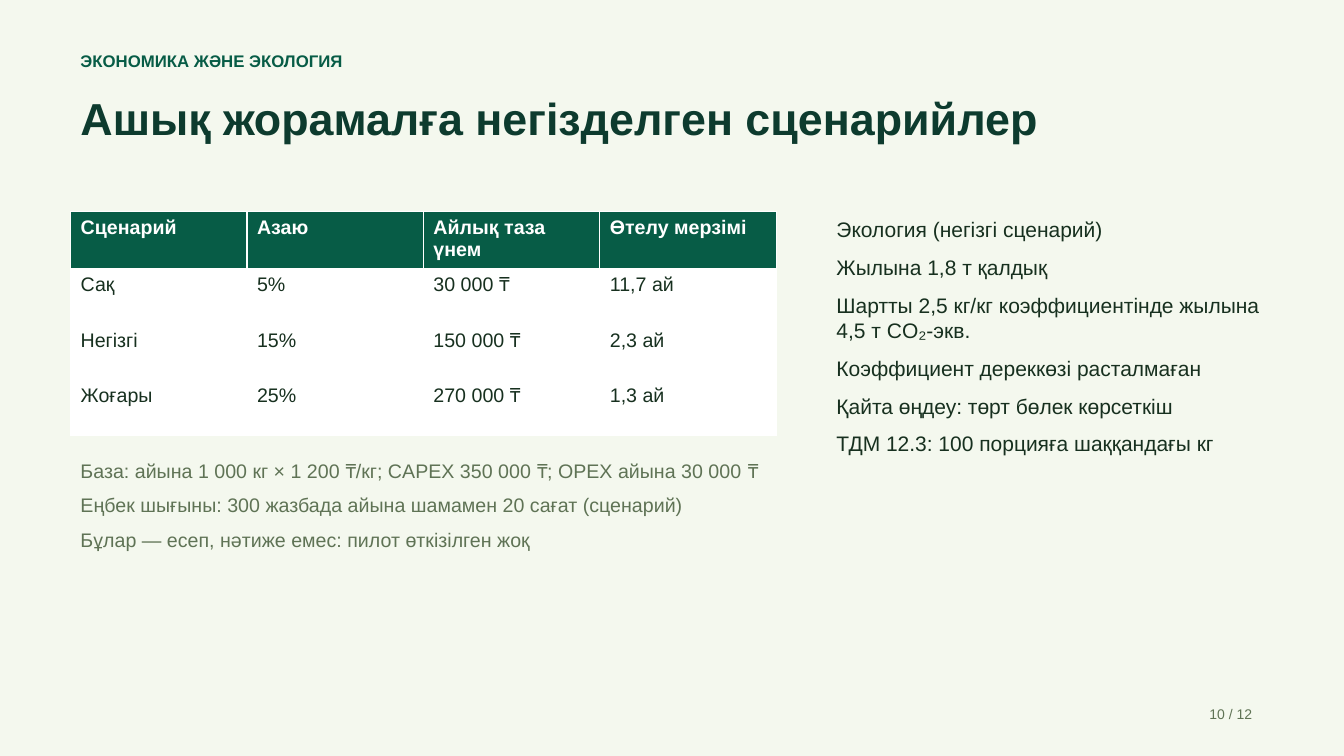
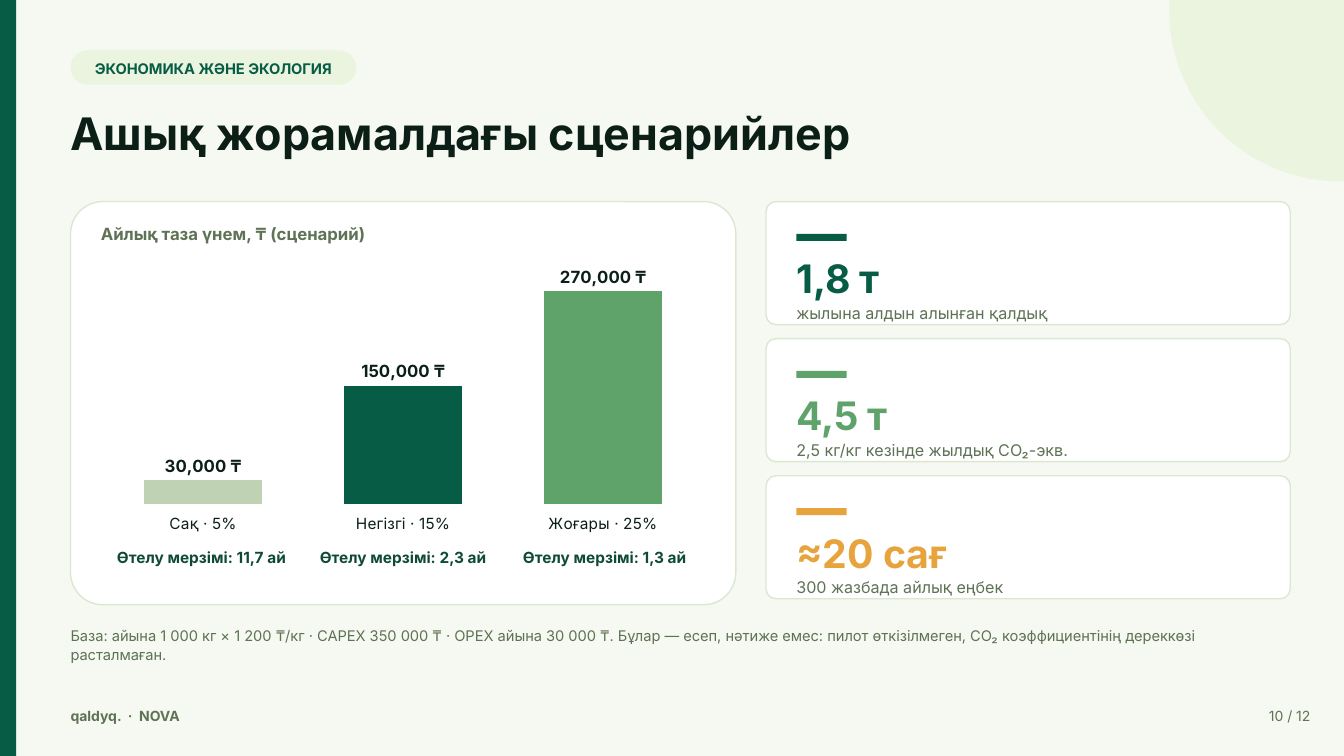
Before and after one commit to zharkynulydaniyar-lab/NOVA_QALDYQ, a slide deck: slide 10 of docs/presentation/Qaldyq-NOVA-kk.pptx. Drawn at 1344x756 pixels with LibreOffice and Linux fonts; fonts in the diff are those of the drawing. Boxes give left, top, right and bottom in pixels: in the first picture for what was removed or moved away, otherwise in the second. Text is boxed around its words. In the diff, an @@ line names an element or a change of style, - is before the commit and + after.

```diff
--- a/docs/presentation/Qaldyq-NOVA-kk.pptx
+++ b/docs/presentation/Qaldyq-NOVA-kk.pptx
@@ background #F4F8EE to #F6F9F1 @@
@@ rectangle added at bbox=[0, 0, 16, 756], fill #075C46 @@
@@ ellipse added at bbox=[1170, 0, 1344, 181], fill #EAF4DE @@
@@ text "ЭКОНОМИКА ЖӘНЕ ЭКОЛОГИЯ" at bbox=[95, 63, 331, 74]: size 12 to 10.5 pt, font Arial to Inter; alignment left to centre; line spacing 1 to 1.1; less space between paragraphs; vertical alignment top to middle @@
@@ rounded rectangle added at bbox=[71, 50, 356, 85], fill #EAF4DE @@
@@ text at bbox=[71, 115, 850, 159]: text changed; font Arial to Inter; text colour #0D3B2E to #0B1F17 @@
-Ашық жорамалға негізделген сценарийлер
+Ашық жорамалдағы сценарийлер
@@ rounded rectangle added at bbox=[71, 202, 736, 605], fill #FFFFFF, outline #DCE7D2 1 pt @@
@@ rounded rectangle added at bbox=[766, 202, 1291, 325], fill #FFFFFF, outline #DCE7D2 1 pt @@
@@ table removed at bbox=[71, 212, 776, 434], 4 rows, 4 columns @@
-Сценарий | Азаю | Айлық таза үнем | Өтелу мерзімі
-Сақ | 5% | 30 000 ₸ | 11,7 ай
-Негізгі | 15% | 150 000 ₸ | 2,3 ай
-Жоғары | 25% | 270 000 ₸ | 1,3 ай
@@ text added at bbox=[101, 227, 365, 244], 12 pt, text #5E7255, bold @@
+Айлық таза үнем, ₸ (сценарий)
@@ rectangle added at bbox=[797, 234, 847, 241], fill #075C46 @@
@@ text removed at bbox=[836, 221, 1259, 456] @@
-Экология (негізгі сценарий)
-Жылына 1,8 т қалдық
-Шартты 2,5 кг/кг коэффициентінде жылына 4,5 т CO₂-экв.
-Коэффициент дереккөзі расталмаған
-Қайта өңдеу: төрт бөлек көрсеткіш
-ТДМ 12.3: 100 порцияға шаққандағы кг
@@ column chart added at bbox=[91, 262, 716, 539] @@
+categories: Сақ · 5%, Негізгі · 15%, Жоғары · 25%
+Series 1: 30000, 150000, 270000
@@ text added at bbox=[796, 264, 880, 301], 28 pt, text #075C46, bold @@
+1,8 т
@@ text added at bbox=[796, 310, 1047, 322], 11.5 pt, text #5E7255 @@
+жылына алдын алынған қалдық
@@ rounded rectangle added at bbox=[766, 339, 1291, 462], fill #FFFFFF, outline #DCE7D2 1 pt @@
@@ rectangle added at bbox=[797, 371, 847, 378], fill #5FA36B @@
@@ text added at bbox=[796, 401, 888, 438], 28 pt, text #5FA36B, bold @@
+4,5 т
@@ text added at bbox=[796, 443, 1068, 459], 11.5 pt, text #5E7255 @@
+2,5 кг/кг кезінде жылдық CO₂-экв.
@@ rounded rectangle added at bbox=[766, 476, 1291, 599], fill #FFFFFF, outline #DCE7D2 1 pt @@
@@ rectangle added at bbox=[797, 508, 847, 515], fill #E7A33C @@
@@ text added at bbox=[796, 539, 947, 569], 28 pt, text #E7A33C, bold @@
+≈20 сағ
@@ text added at bbox=[117, 551, 286, 566], 11 pt, text #0F4A39, bold @@
+Өтелу мерзімі: 11,7 ай
@@ text added at bbox=[320, 551, 487, 566], 11 pt, text #0F4A39, bold @@
+Өтелу мерзімі: 2,3 ай
@@ text added at bbox=[523, 551, 687, 566], 11 pt, text #0F4A39, bold @@
+Өтелу мерзімі: 1,3 ай
@@ text added at bbox=[796, 581, 1004, 596], 11.5 pt, text #5E7255 @@
+300 жазбада айлық еңбек
@@ text at bbox=[71, 630, 1195, 663]: text changed; size 14 to 10.5 pt; font Arial to Inter; text colour #5F7355 to #5E7255 @@
-База: айына 1 000 кг × 1 200 ₸/кг; CAPEX 350 000 ₸; OPEX айына 30 000 ₸
-Еңбек шығыны: 300 жазбада айына шамамен 20 сағат (сценарий)
-Бұлар — есеп, нәтиже емес: пилот өткізілген жоқ
+База: айына 1 000 кг × 1 200 ₸/кг · CAPEX 350 000 ₸ · OPEX айына 30 000 ₸. Бұлар — есеп, нәтиже емес: пилот өткізілмеген, CO₂ коэффициентінің дереккөзі расталмаған.
@@ text added at bbox=[71, 711, 180, 724], 10 pt, text #5E7255, bold @@
+qaldyq. · NOVA
@@ text "10 / 12": place and size @@
-text "10 / 12" at bbox=[1209, 709, 1253, 719]
+text "10 / 12" at bbox=[1269, 711, 1310, 721]
@@ text "10 / 12" at bbox=[1269, 711, 1310, 721]: font Arial to Inter, text colour #5F7355 to #5E7255; alignment left to right; line spacing 1 to 1.1; less space between paragraphs @@
```
Also in this commit, not shown: 7 other slides changed, 4 slides added, 4 slides removed, 8 other files.
